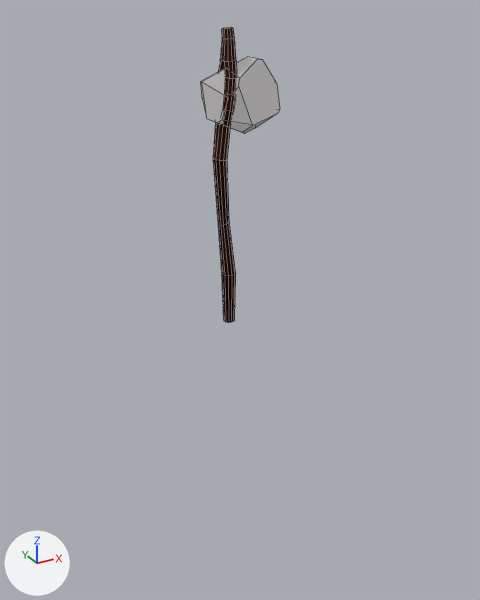
The Blender file GameAssets/Modelling/Rocks.blend, before and after one commit.
The view is the same before and after, from a 50 mm camera at (-3.06, -5.81, 2.84) aimed at (0.22, 0.15, -0.14). Every picture has the same lights, and +X, +Y and +Z are marked at lower left. Mesh edges are drawn as thin lines on the coarser meshes.

The older version as bpy lines, for what is in view:
```python
me_sphere_003 = bpy.data.meshes.new('Sphere.003')
me_sphere_003.from_pydata(...)  # 160 vertices, 137 faces; spans x -0.28..0.61, y -0.13..0.14, z -0.27..2.68
# faces by material slot: [19, 118]
me_sphere_003.materials.append(mat_material)  # white #e7e4e4
me_sphere_003.materials.append(mat_material_001)  # brown #351a12
ob_sphere_003 = bpy.data.objects.new('Sphere.003', me_sphere_003)
ob_sphere_003.location = (0.0, 0.0, 0.0)
```
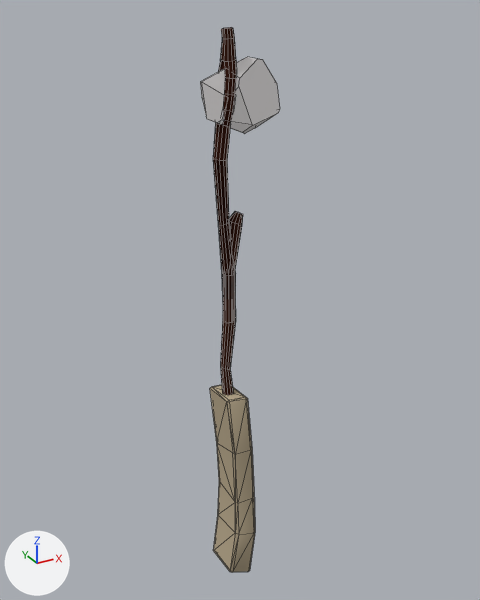
Location of each change, (x1, y1, x2, y2) in pixels of the pictures (480 x 600 px):
'Sphere.011', added (brown)
    after: (210, 211, 255, 572)
    faces in mat_wood (its picture is missing): (210, 385, 255, 572)
    faces in mat_material_001 (brown #351a12): (220, 211, 243, 395)

Edits to the bpy script that builds the scene:
```text
Add mat_wood:
    mat_wood = diffuse_material('Wood')
    mat_wood.base_color = (0.473, 0.392, 0.267)  # beige #b7a88d
Add me_sphere_011:
    me_sphere_011.from_pydata(...)  # 154 vertices, 150 faces; spans x -0.16..0.22, y -0.28..0.25, z -3.72..0.94
    # faces by material slot: [62, 88]
    me_sphere_011.materials.append(mat_material_001)  # brown #351a12
    me_sphere_011.materials.append(mat_wood)  # its picture is missing
Add ob_sphere_011:
    ob_sphere_011 = bpy.data.objects.new('Sphere.011', me_sphere_011)
    ob_sphere_011.location = (0.0, 0.0, 0.0)
```
